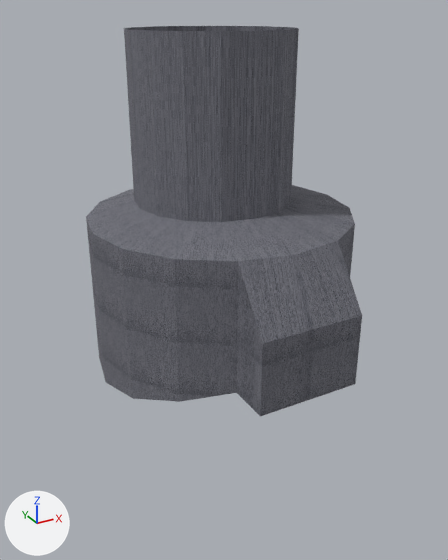
The glTF model levels/level.glb as it was, and as the next commit left it.
Rendered twice from a camera (50 mm lens) standing at (-21.5, -39.6, 25.2) and looking at (-2.6, -5.3, 8.0). The lights are fixed; the arrows at lower left show +X, +Y and +Z. Vertices at the same position are counted once.

In view in the first picture: 'level'.
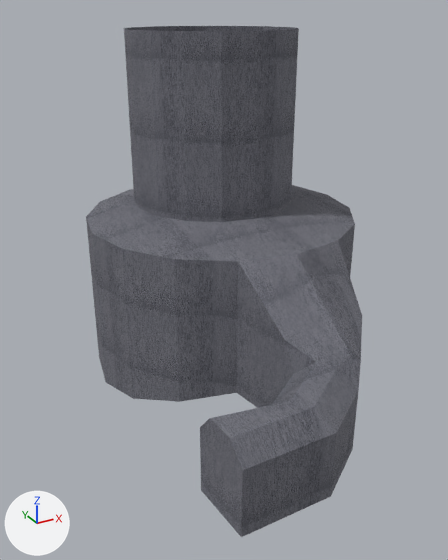
Boxes [x1, y1, x2, y2] around the edits, measured in the pictures (448 x 560 px):
'level', reshaped (31% taller): before [86, 26, 362, 416]; after [86, 26, 362, 537]
part 1 of me_level_col, built on: before [237, 241, 362, 416]; after [200, 241, 362, 537]
part 2 of me_level_col, surface changed: [86, 26, 353, 399] in both

The change, as a diff of the scene's bpy script:
```diff
--- a/levels/level.glb.py
+++ b/levels/level.glb.py
@@ me_level_col @@
 # used by ob_level; location = (0.0, 0.0, 0.0)
-me_level_col.from_pydata(...)  # 70 vertices, 122 faces; spans x -10.0..10.0, y -12.3..10.0, z -1.0..23.9
+me_level_col.from_pydata(...)  # 87 vertices, 156 faces; spans x -10.1..10.0, y -20.1..10.0, z -1.0..23.9
+# me_level_col part 1
+# 3 vertices are removed from x -3.8..0.0, y -12.3, z 1.5..6.8
+# 12 faces are deleted
+# 1 vertex moves from x 0.0, y -12.3, z 1.5 to x -0.8, y -17.6, z 1.5
+# 14 vertices are added at x -10.1..-0.1, y -20.1..-13.5, z 1.5..7.5
+# 6 new vertices lie (0.0, 0.0, 4.1) away from vertices in x -10.1..0.0, y -20.1..-12.3, z 1.5
+# 46 new faces join them
+# me_level_col part 2: 110 kept faces spanning x -10.0..10.0, y -17.6..10.0, z -1.0..23.9 get new texture (UV) coordinates
 me_level_col.materials.append(mat_alien_stone)
```
